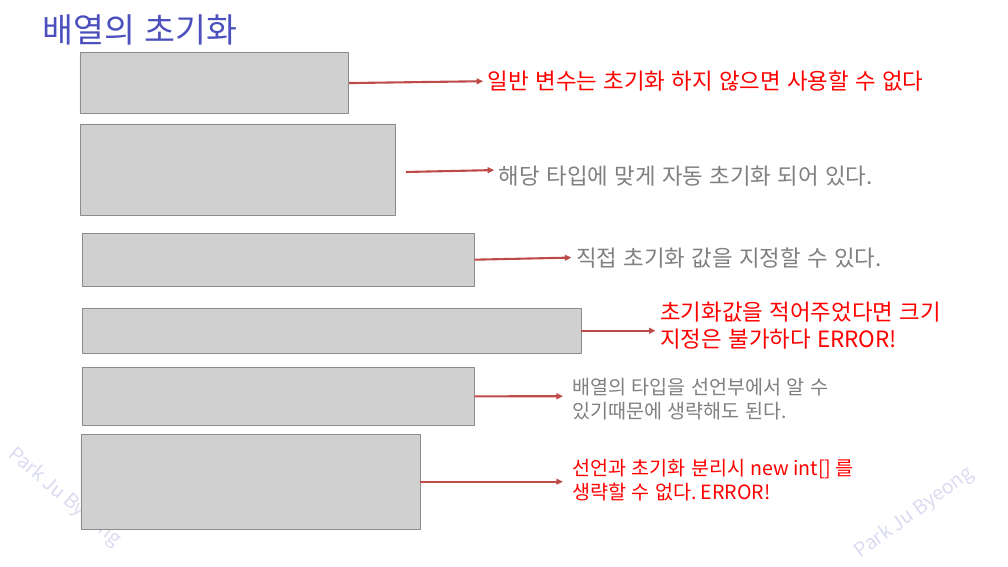
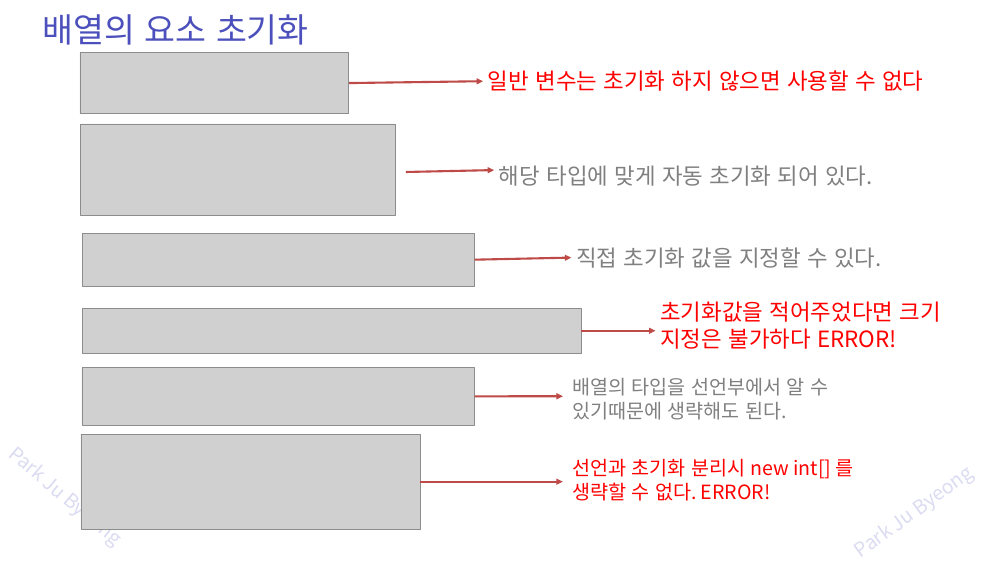
Before and after one commit to zest132/JavaLecture, a slide deck: slide 25 of JavaLecture/LectureFile/java 5강 배열.pptx. Drawn at 1008x567 pixels with LibreOffice and Linux fonts; fonts in the diff are those of the drawing; grey boxes stand for pictures. Boxes give left, top, right and bottom in pixels: in the first picture for what was removed or moved away, otherwise in the second. Text is boxed around its words. In the diff, an @@ line names an element or a change of style, - is before the commit and + after.

```diff
--- a/JavaLecture/LectureFile/java 5강 배열.pptx
+++ b/JavaLecture/LectureFile/java 5강 배열.pptx
@@ text at box(43, 14, 309, 45): text changed @@
-배열의 초기화
+배열의 요소 초기화
```
Also in this commit, not shown: 1 other slide changed, 2 other files.
